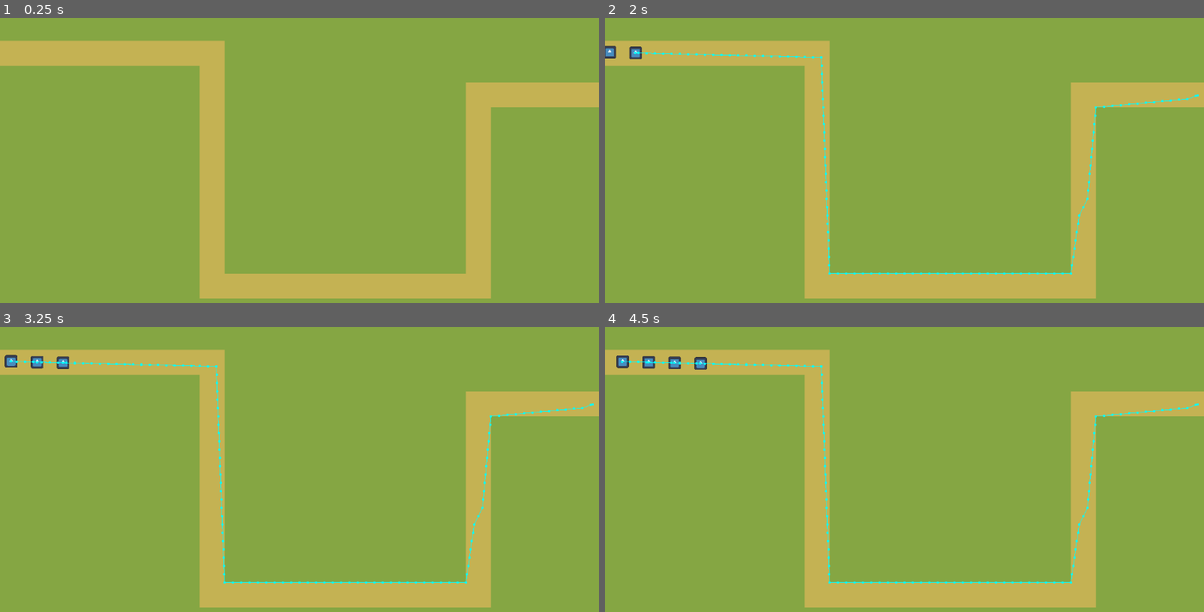
Above: before the commit, frames 1-4 (two rows, left to right).
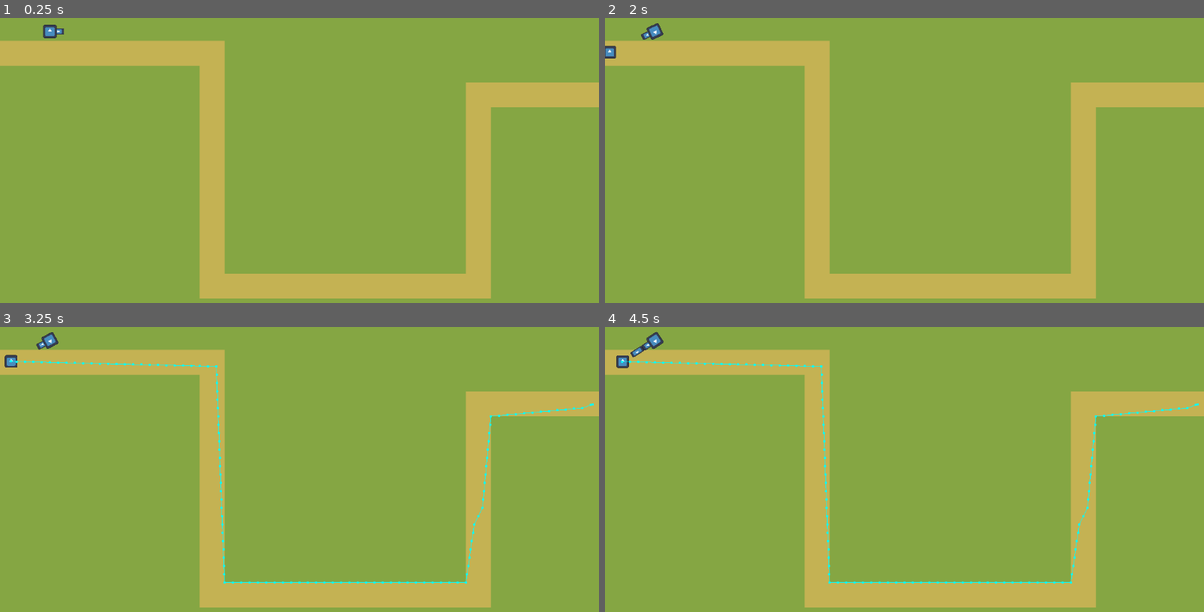
Above: after the commit, the same moments.

Repository: Krish-Dubey/uwa-game-jam
Game: Godot game, scene res://map.tscn
Two runs of this game, one before a commit and one after it. Both use one fixed random seed, a clock stepped at 60 frames per second and the inputs below. The engine's default icon, where the game draws it, is replaced by a stand-in: a white triangle on a blue panel in a dark square.
Inputs:
- Up to frame 1 (0.25 s): no input
- Up to frame 2 (2 s): tap Enter at 0.5 s
- Up to frame 3 (3.25 s): no input
- Up to frame 4 (4.5 s): no input

The runs differ from the first frame. In frame 1, 0.1% of the frame differs, in the area x 7-11%, y 2-8%; in frame 2, 0.9%, in the area x 4-100%, y 1-91%; in frame 3, 0.3%; in frame 4, 0.5%.

Commit message:
Working Turret, Bullet and Health

Diff:
--- a/map.tscn
+++ b/map.tscn
@@ -1,7 +1,8 @@
-[gd_scene load_steps=6 format=4 uid="uid://1rryq0dileo8"]
+[gd_scene load_steps=7 format=4 uid="uid://1rryq0dileo8"]
 
 [ext_resource type="Texture2D" uid="uid://0p0em202ow2g" path="res://punyworld-overworld-tileset.png" id="1_c7s6e"]
 [ext_resource type="Script" uid="uid://bigxy102n7v5g" path="res://spawn.gd" id="3_e0an3"]
+[ext_resource type="PackedScene" uid="uid://srmb1vgmfku5" path="res://scenes/Turret.tscn" id="3_p5pve"]
 
 [sub_resource type="NavigationPolygon" id="NavigationPolygon_c7s6e"]
 vertices = PackedVector2Array(8, 8, -8, 8, -8, -8, 8, -8)
@@ -731,7 +732,9 @@
 gizmo_extents = 20.3
 
 [node name="Spawn" type="Marker2D" parent="." node_paths=PackedStringArray("target")]
+top_level = true
 position = Vector2(9, 102)
+gizmo_extents = 29.0
 script = ExtResource("3_e0an3")
 target = NodePath("../EndPath")
 
@@ -739,4 +742,7 @@
 process_callback = 0
 autostart = true
 
+[node name="Node2D" parent="." instance=ExtResource("3_p5pve")]
+position = Vector2(96, 62)
+
 [connection signal="timeout" from="Spawn/SpawnTimer" to="Spawn" method="_on_spawn_timer_timeout"]
--- a/project.godot
+++ b/project.godot
@@ -15,6 +15,15 @@
 config/features=PackedStringArray("4.4", "GL Compatibility")
 config/icon="res://icon.svg"
 
+[global_group]
+
+enemy=""
+
+[layer_names]
+
+2d_physics/layer_1="Collision"
+2d_physics/layer_2="Hitbox"
+
 [rendering]
 
 renderer/rendering_method="gl_compatibility"
--- a/scenes/Turret.tscn
+++ b/scenes/Turret.tscn
@@ -1,14 +1,25 @@
-[gd_scene load_steps=2 format=3 uid="uid://srmb1vgmfku5"]
+[gd_scene load_steps=3 format=3 uid="uid://srmb1vgmfku5"]
 
+[ext_resource type="Script" uid="uid://qfm11nxqsf5j" path="res://scripts/turret.gd" id="1_4sggw"]
 [ext_resource type="Texture2D" uid="uid://conhbe48wu8lx" path="res://icon.svg" id="1_76wwe"]
 
-[node name="Node2D" type="Node2D"]
+[node name="Node2D" type="Node2D" node_paths=PackedStringArray("projectile_spawn_position")]
+z_index = 2
+scale = Vector2(0.2, 0.2)
+script = ExtResource("1_4sggw")
+fire_rate = 0.25
+projectile_spawn_position = NodePath("ProjectileSpawnPosition")
 
 [node name="Sprite2D" type="Sprite2D" parent="."]
 texture = ExtResource("1_76wwe")
 
 [node name="Sprite2D2" type="Sprite2D" parent="Sprite2D"]
 z_index = -1
-position = Vector2(-1, -73)
+position = Vector2(73, 0)
+rotation = 1.5708
 scale = Vector2(0.472656, 1)
 texture = ExtResource("1_76wwe")
+
+[node name="ProjectileSpawnPosition" type="Marker2D" parent="."]
+position = Vector2(135, -1.52588e-05)
+gizmo_extents = 208.2
--- a/scenes/bullet.tscn
+++ b/scenes/bullet.tscn
@@ -1,13 +1,19 @@
-[gd_scene load_steps=3 format=3 uid="uid://dsbks4nx3r4da"]
+[gd_scene load_steps=4 format=3 uid="uid://dsbks4nx3r4da"]
 
 [ext_resource type="Texture2D" uid="uid://conhbe48wu8lx" path="res://icon.svg" id="1_mkf8s"]
+[ext_resource type="Script" uid="uid://cww32rmivgeip" path="res://scripts/bullet.gd" id="1_y25gk"]
 
 [sub_resource type="RectangleShape2D" id="RectangleShape2D_v8qja"]
 size = Vector2(130, 130)
 
 [node name="Bullet" type="Node2D"]
+z_index = 2
+scale = Vector2(1, 0.445)
 
 [node name="Area2D" type="Area2D" parent="."]
+collision_layer = 0
+collision_mask = 2
+script = ExtResource("1_y25gk")
 
 [node name="CollisionShape2D" type="CollisionShape2D" parent="Area2D"]
 position = Vector2(8.9407e-08, -4.76837e-07)
@@ -18,3 +24,5 @@
 z_index = -1
 scale = Vector2(0.2, 0.2)
 texture = ExtResource("1_mkf8s")
+
+[connection signal="body_entered" from="Area2D" to="Area2D" method="_on_body_entered"]
--- a/scenes/walkertest.tscn
+++ b/scenes/walkertest.tscn
@@ -1,20 +1,29 @@
-[gd_scene load_steps=4 format=3 uid="uid://durm5qahv4rhg"]
+[gd_scene load_steps=6 format=3 uid="uid://durm5qahv4rhg"]
 
 [ext_resource type="Script" uid="uid://cs16ybkcd38bb" path="res://scripts/walkertest.gd" id="1_4reu3"]
 [ext_resource type="Texture2D" uid="uid://conhbe48wu8lx" path="res://icon.svg" id="1_7x575"]
+[ext_resource type="Script" uid="uid://bhcycc38peq4c" path="res://scripts/health_component.gd" id="3_q4brm"]
+
+[sub_resource type="RectangleShape2D" id="RectangleShape2D_q4brm"]
 
 [sub_resource type="RectangleShape2D" id="RectangleShape2D_4reu3"]
-size = Vector2(22, 24)
+size = Vector2(12, 13)
 
-[node name="Walkertest" type="CharacterBody2D"]
+[node name="Walkertest" type="CharacterBody2D" groups=["enemy"]]
 z_index = 1
+collision_layer = 3
 script = ExtResource("1_4reu3")
 
 [node name="Sprite2D" type="Sprite2D" parent="."]
 scale = Vector2(0.1875, 0.1875)
 texture = ExtResource("1_7x575")
 
-[node name="CollisionShape2D" type="CollisionShape2D" parent="."]
+[node name="Hit Box" type="CollisionShape2D" parent="."]
+shape = SubResource("RectangleShape2D_q4brm")
+debug_color = Color(0.968513, 0, 0.46738, 0.42)
+
+[node name="Collision Box" type="CollisionShape2D" parent="."]
+position = Vector2(0, 0.5)
 shape = SubResource("RectangleShape2D_4reu3")
 
 [node name="NavigationAgent2D" type="NavigationAgent2D" parent="."]
@@ -22,3 +31,7 @@
 debug_enabled = true
 debug_use_custom = true
 debug_path_custom_color = Color(0, 1, 1, 1)
+
+[node name="HealthComponent" type="Node" parent="." node_paths=PackedStringArray("agent")]
+script = ExtResource("3_q4brm")
+agent = NodePath("..")
--- /dev/null
+++ b/scripts/bullet.gd
@@ -0,0 +1,16 @@
+extends Area2D
+
+@export var speed := 400
+@export var damage := 25
+var direction := Vector2.RIGHT
+
+func _physics_process(delta):
+	position += direction.normalized() * speed * delta
+
+
+
+func _on_body_entered(body):
+	print("it hits")
+	if body.health_component.has_method("take_damage"):
+		body.health_component.take_damage(damage)
+	queue_free()
--- /dev/null
+++ b/scripts/health_component.gd
@@ -0,0 +1,19 @@
+extends Node
+class_name HealthComponent
+
+@export var max_health: float = 100
+var health: float = 100
+
+@export var agent: Node #The entity to be destroyed when health reaches zero, assign it in the Inspector.
+
+func _ready() -> void:
+	health = max_health
+
+func take_damage(amount):
+	health -= amount
+	print(health)
+	if health <= 0:
+		die()
+
+func die():
+	agent.queue_free()
--- /dev/null
+++ b/scripts/turret.gd
@@ -0,0 +1,47 @@
+extends Node2D
+
+@export var turret_range: float = 100
+@export var fire_rate: float = 1
+
+@export var bullet_scene = preload("res://scenes/bullet.tscn")
+@export var projectile_spawn_position: Node2D
+
+var time_since_last_shot := 0.0
+
+func _physics_process(delta: float) -> void:
+	time_since_last_shot += delta
+	var closest_enemy = get_closest_enemy_in_range(turret_range)
+
+	if closest_enemy != null:
+		var dist = global_position.distance_to(closest_enemy.global_position)
+		if turret_range > dist:
+
+			look_at(closest_enemy.global_position)
+			if time_since_last_shot >= fire_rate:
+
+				shoot()
+				time_since_last_shot = 0.0
+
+
+
+func get_closest_enemy_in_range(range: float) -> Node2D:
+	var closest_enemy
+	var closest_distance = range  # Only check within this distance
+	var my_position = global_position
+	for enemy in get_tree().get_nodes_in_group("enemy"):
+		if not is_instance_valid(enemy):
+			continue
+
+		var dist = my_position.distance_to(enemy.global_position)
+		if dist <= closest_distance:
+			closest_distance = dist
+			closest_enemy = enemy
+
+	return closest_enemy
+
+
+func shoot():
+	var bullet = bullet_scene.instantiate()
+	bullet.position = projectile_spawn_position.global_position
+	bullet.global_rotation = global_rotation
+	get_tree().current_scene.add_child(bullet)
--- a/scripts/walkertest.gd
+++ b/scripts/walkertest.gd
@@ -1,9 +1,11 @@
 extends CharacterBody2D
 
+@onready var health_component : HealthComponent = $HealthComponent
 @onready var navigation_agent_2d: NavigationAgent2D = $NavigationAgent2D
 
 var navigation_target = Vector2.ZERO #Initial Target
 @export var movement_speed: float = 50
+
 
 func _physics_process(delta: float) -> void:
 	navigation_agent_2d.target_position = navigation_target
--- a/spawn.gd
+++ b/spawn.gd
@@ -2,6 +2,8 @@
 
 var enemy_scene = preload("res://scenes/walkertest.tscn")
 @export var target : Node2D
+
+
 
 func _on_spawn_timer_timeout() -> void:
 	var enemy = enemy_scene.instantiate()
Not shown, added: scripts/bullet.gd.uid
Not shown, added: scripts/health_component.gd.uid
Not shown, added: scripts/turret.gd.uid
